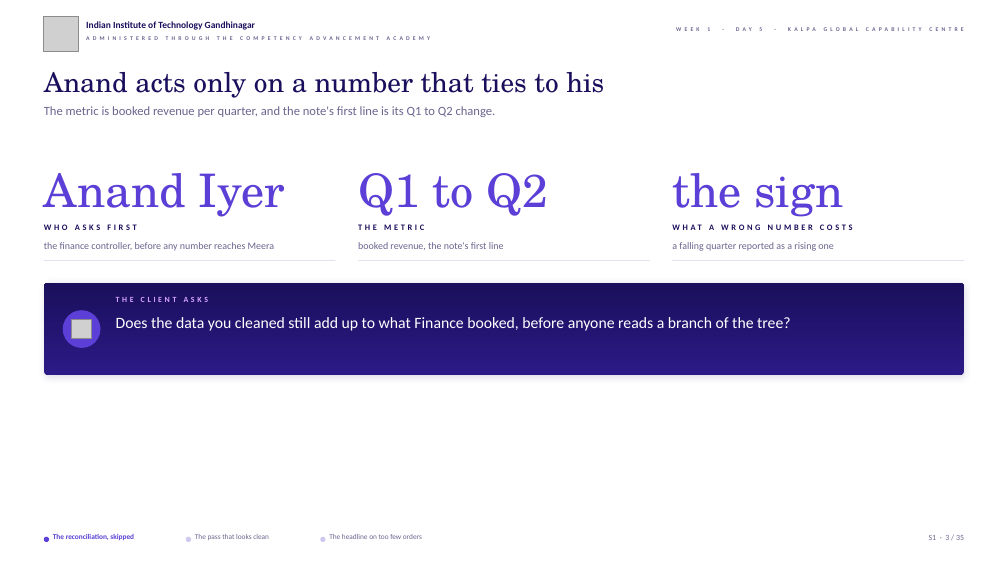
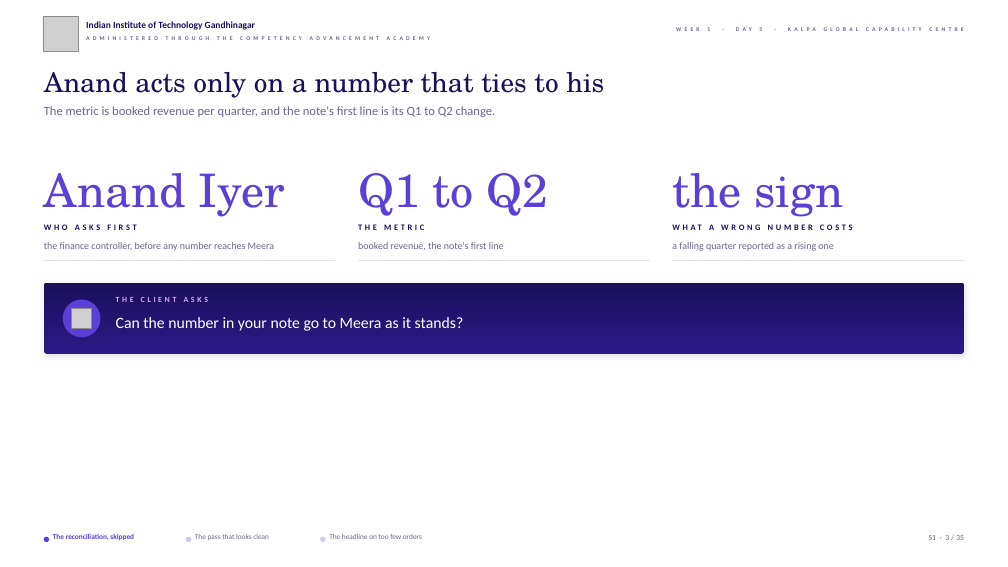
Before and after one commit to fde-academy-lab/c2-content-factory, a slide deck: slide 3 of content/W01/D5/slides/C2_W01_D05_debrief_STUDENT.pptx. Drawn at 1008x567 pixels with LibreOffice and Linux fonts; fonts in the diff are those of the drawing; grey boxes stand for pictures; background and template pictures are left out. Boxes give left, top, right and bottom in pixels: in the first picture for what was removed or moved away, otherwise in the second. Text is boxed around its words. In the diff, an @@ line names an element or a change of style, - is before the commit and + after.

```diff
--- a/content/W01/D5/slides/C2_W01_D05_debrief_STUDENT.pptx
+++ b/content/W01/D5/slides/C2_W01_D05_debrief_STUDENT.pptx
@@ rounded rectangle: place and size @@
-rounded rectangle at bbox=[44, 283, 964, 376]
+rounded rectangle at bbox=[44, 283, 964, 354]
@@ ellipse: place and size @@
-ellipse at bbox=[63, 310, 101, 348]
+ellipse at bbox=[63, 299, 101, 337]
@@ picture: place and size @@
-picture at bbox=[72, 319, 91, 339]
+picture at bbox=[72, 309, 91, 328]
@@ text at bbox=[116, 317, 464, 331]: text changed @@
-Does the data you cleaned still add up to what Finance booked, before anyone reads a branch of the tree?
+Can the number in your note go to Meera as it stands?
```
Also in this commit, not shown: 2 other slides changed, 14 other files.
